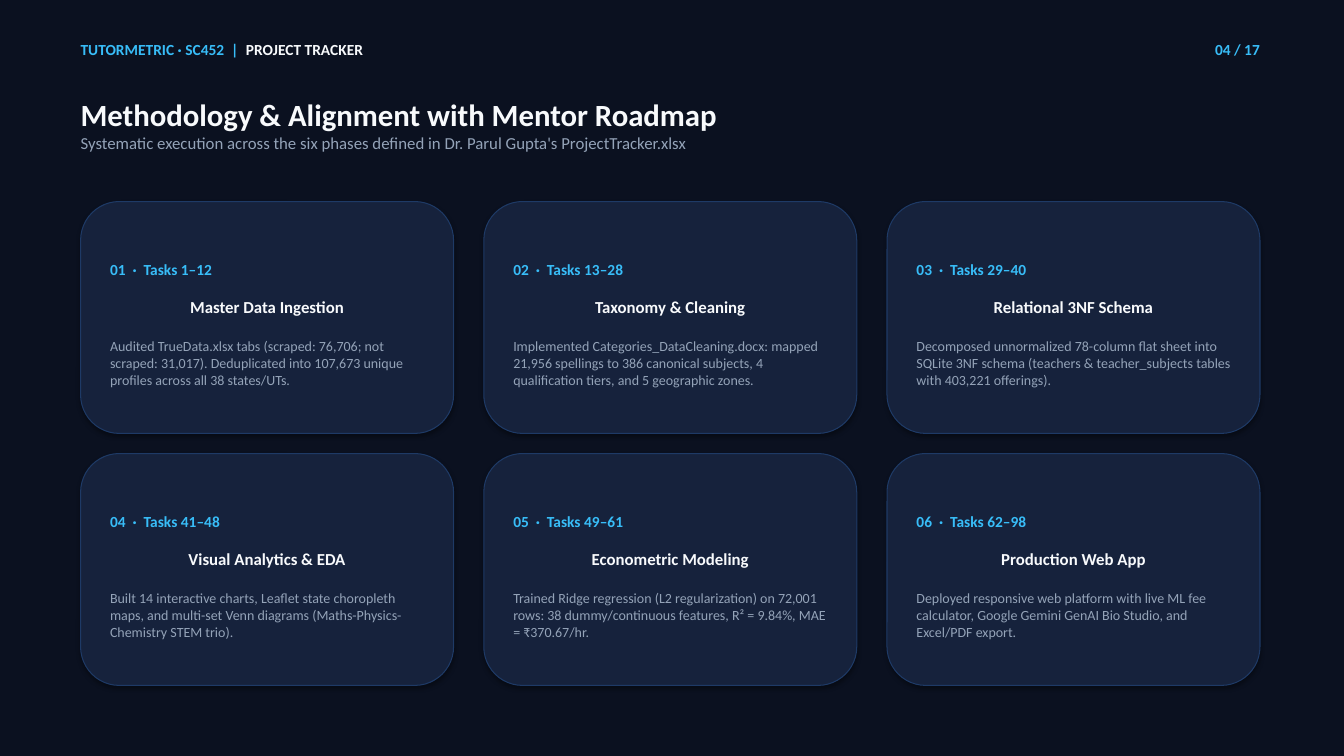
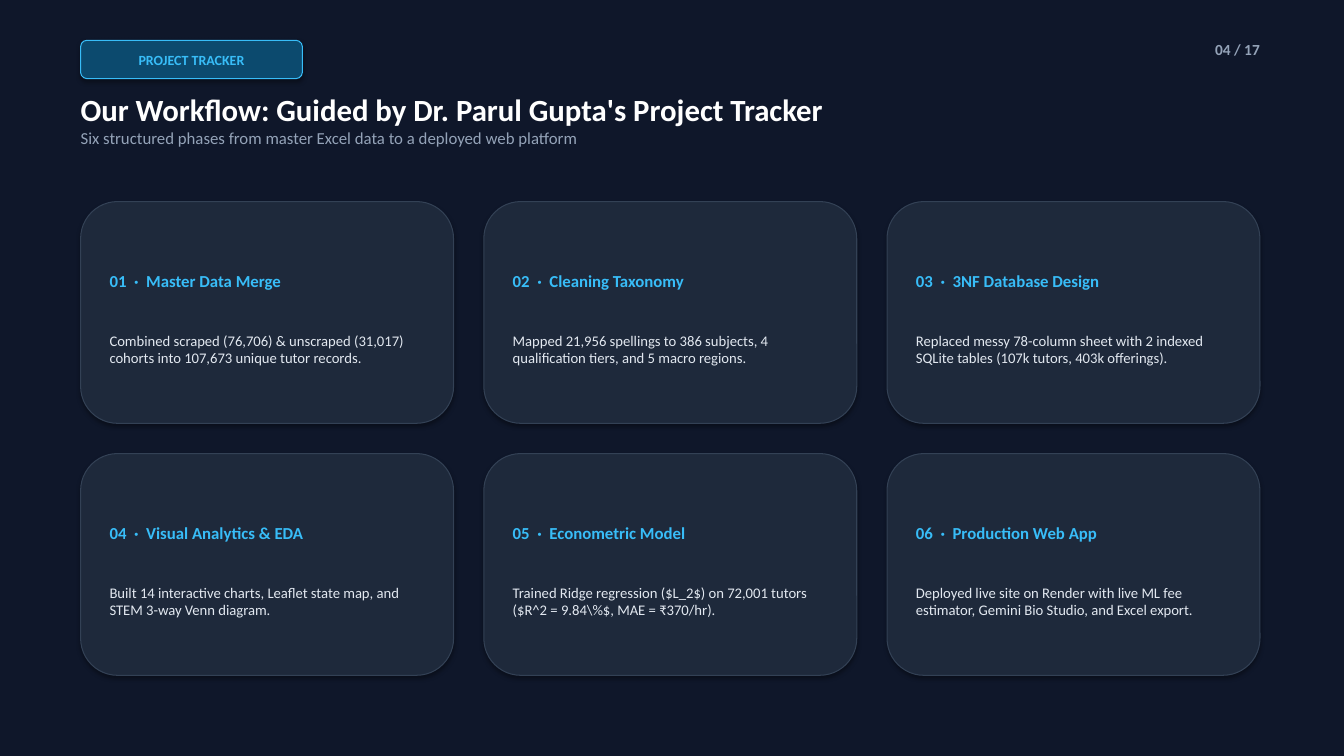
Before and after one commit to nilesh7757/BMPTUTORS, a slide deck: slide 4 of project_showcase_bundle/BMP_Tutors_Deck_Full.pptx. Drawn at 1344x756 pixels with LibreOffice and Linux fonts; fonts in the diff are those of the drawing. Boxes give left, top, right and bottom in pixels: in the first picture for what was removed or moved away, otherwise in the second. Text is boxed around its words. In the diff, an @@ line names an element or a change of style, - is before the commit and + after.

```diff
--- a/project_showcase_bundle/BMP_Tutors_Deck_Full.pptx
+++ b/project_showcase_bundle/BMP_Tutors_Deck_Full.pptx
@@ rectangle at (0,0,1344,756): fill #0B1120 to #0F172A @@
@@ rounded rectangle "PROJECT TRACKER": place and size @@
-rounded rectangle "PROJECT TRACKER" at (81,45,363,55)
+rounded rectangle "PROJECT TRACKER" at (81,40,302,79)
@@ rounded rectangle "PROJECT TRACKER" at (81,40,302,79): vertical alignment top to middle; fill none to #0C4A6E; outline none to #38BDF8 0.75 pt; shadow on @@
@@ text in rounded rectangle at (139,56,245,65): text changed; size 11 to 10 pt @@
-TUTORMETRIC · SC452 | PROJECT TRACKER
+PROJECT TRACKER
@@ text "04 / 17" at (1215,45,1260,55): text colour #38BDF8 to #94A3B8 @@
@@ text at (81,99,822,147): text changed @@
-Methodology & Alignment with Mentor Roadmap
-Systematic execution across the six phases defined in Dr. Parul Gupta's ProjectTracker.xlsx
+Our Workflow: Guided by Dr. Parul Gupta's Project Tracker
+Six structured phases from master Excel data to a deployed web platform
@@ rounded rectangle "01 · Master Data Merge": place and size @@
-rounded rectangle "01 · Master Data Merge" at (81,202,454,434)
+rounded rectangle "01 · Master Data Merge" at (81,202,454,423)
@@ rounded rectangle "02 · Cleaning Taxonomy": place and size @@
-rounded rectangle "02 · Cleaning Taxonomy" at (484,202,857,434)
+rounded rectangle "02 · Cleaning Taxonomy" at (484,202,857,423)
@@ fill #16223C to #1E293B; outline #1E3A66 0.75 pt to #334155 0.75 pt in 6 elements at (484,202,857,423), (887,454,1260,676), (484,454,857,676), (81,454,454,676), (81,202,454,423), (887,202,1260,423) @@
@@ rounded rectangle "03 · 3NF Database Design": place and size @@
-rounded rectangle "03 · 3NF Database Design" at (887,202,1260,434)
+rounded rectangle "03 · 3NF Database Design" at (887,202,1260,423)
@@ text in rounded rectangle at (110,276,404,366): text changed; size 10 to 10.5 pt; text colour #94A3B8 to #E2E8F0 @@
-01 · Tasks 1–12
-Master Data Ingestion
-Audited TrueData.xlsx tabs (scraped: 76,706; not scraped: 31,017). Deduplicated into 107,673 unique profiles across all 38 states/UTs.
+01 · Master Data Merge
+Combined scraped (76,706) & unscraped (31,017) cohorts into 107,673 unique tutor records.
@@ text in rounded rectangle at (513,275,768,366): text changed; size 10 to 10.5 pt; text colour #94A3B8 to #E2E8F0 @@
-02 · Tasks 13–28
-Taxonomy & Cleaning
-Implemented Categories_DataCleaning.docx: mapped 21,956 spellings to 386 canonical subjects, 4 qualification tiers, and 5 geographic zones.
+02 · Cleaning Taxonomy
+Mapped 21,956 spellings to 386 subjects, 4 qualification tiers, and 5 macro regions.
@@ text in rounded rectangle at (916,275,1203,366): text changed; size 10 to 10.5 pt; text colour #94A3B8 to #E2E8F0 @@
-03 · Tasks 29–40
-Relational 3NF Schema
-Decomposed unnormalized 78-column flat sheet into SQLite 3NF schema (teachers & teacher_subjects tables with 403,221 offerings).
+03 · 3NF Database Design
+Replaced messy 78-column sheet with 2 indexed SQLite tables (107k tutors, 403k offerings).
@@ rounded rectangle "04 · Visual Analytics & ...": place and size @@
-rounded rectangle "04 · Visual Analytics & ..." at (81,454,454,686)
+rounded rectangle "04 · Visual Analytics & ..." at (81,454,454,676)
@@ rounded rectangle "05 · Econometric Model": place and size @@
-rounded rectangle "05 · Econometric Model" at (484,454,857,686)
+rounded rectangle "05 · Econometric Model" at (484,454,857,676)
@@ rounded rectangle "06 · Production Web App": place and size @@
-rounded rectangle "06 · Production Web App" at (887,454,1260,686)
+rounded rectangle "06 · Production Web App" at (887,454,1260,676)
@@ text in rounded rectangle at (110,527,399,618): text changed; size 10 to 10.5 pt; text colour #94A3B8 to #E2E8F0 @@
-04 · Tasks 41–48
-Visual Analytics & EDA
-Built 14 interactive charts, Leaflet state choropleth maps, and multi-set Venn diagrams (Maths-Physics-Chemistry STEM trio).
+04 · Visual Analytics & EDA
+Built 14 interactive charts, Leaflet state map, and STEM 3-way Venn diagram.
@@ text in rounded rectangle at (513,527,807,617): text changed; size 10 to 10.5 pt; text colour #94A3B8 to #E2E8F0 @@
-05 · Tasks 49–61
-Econometric Modeling
-Trained Ridge regression (L2 regularization) on 72,001 rows: 38 dummy/continuous features, R² = 9.84%, MAE = ₹370.67/hr.
+05 · Econometric Model
+Trained Ridge regression ($L_2$) on 72,001 tutors ($R^2 = 9.84\%$, MAE = ₹370/hr).
@@ text in rounded rectangle at (916,527,1192,618): text changed; size 10 to 10.5 pt; text colour #94A3B8 to #E2E8F0 @@
-06 · Tasks 62–98
-Production Web App
-Deployed responsive web platform with live ML fee calculator, Google Gemini GenAI Bio Studio, and Excel/PDF export.
+06 · Production Web App
+Deployed live site on Render with live ML fee estimator, Gemini Bio Studio, and Excel export.
```
Also in this commit, not shown: 16 other slides changed, 4 other files.
